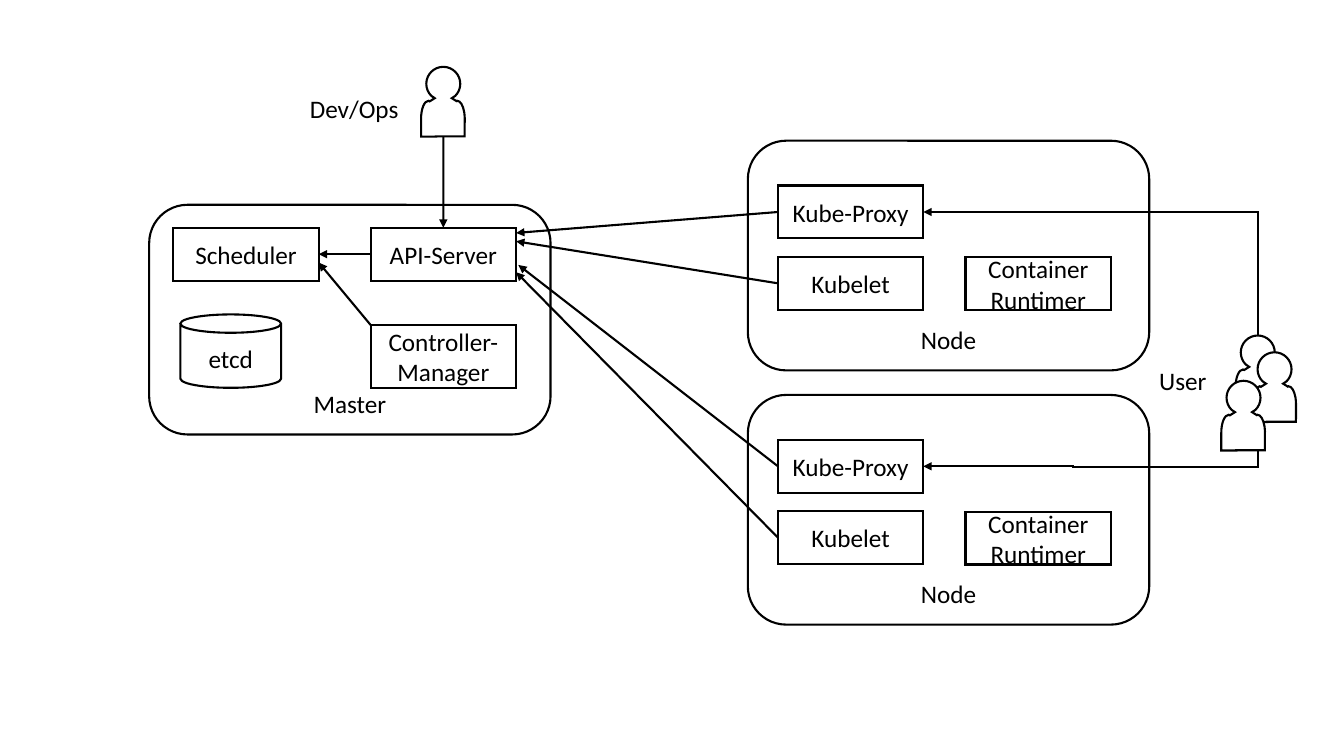
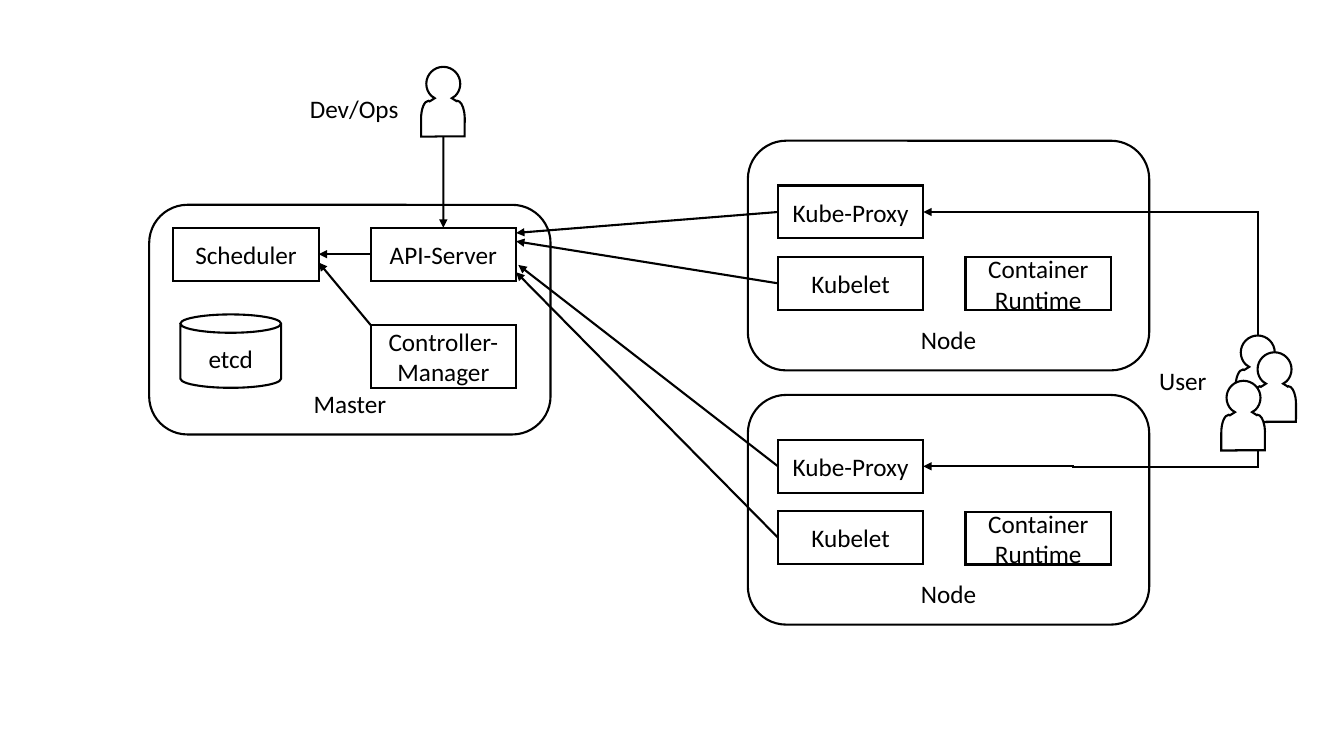
Before and after one commit to aheil/hhn-devops, a slide deck: slide 1 of img/devops.08.pptx. Drawn at 1344x756 pixels with LibreOffice and Linux fonts; fonts in the diff are those of the drawing. Boxes give left, top, right and bottom in pixels: in the first picture for what was removed or moved away, otherwise in the second. Text is boxed around its words. In the diff, an @@ line names an element or a change of style, - is before the commit and + after.

```diff
--- a/img/devops.08.pptx
+++ b/img/devops.08.pptx
@@ text in rectangle at (988, 260, 1088, 311): text changed @@
-Container Runtimer
+Container Runtime
@@ text in rectangle at (988, 512, 1088, 566): text changed @@
-Container Runtimer
+Container Runtime
```
Also in this commit, not shown: 3 other files.
